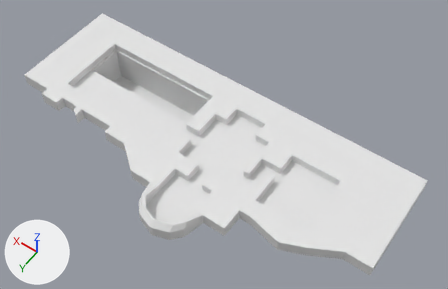
What one commit did to the Blender file onlineCV/Assets/models/blend/ship.blend.
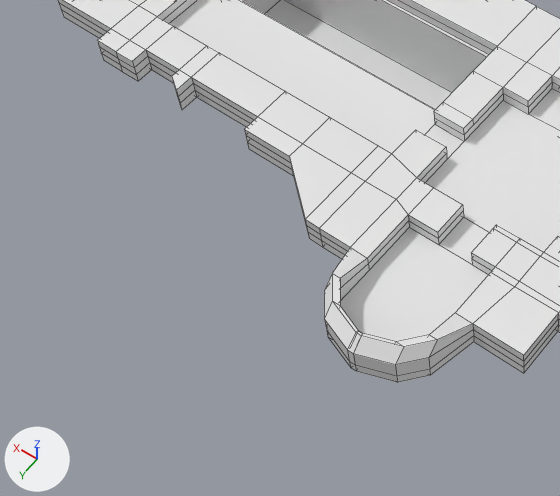
Each version is shown whole from a 50 mm camera at (-120.0, 128.0, 227.0) aimed at (-19.0, -12.0, 7.0), then close up on the part from 0% to 54% of the width and 26% to 100% of the height. Every picture has the same lights, and +X, +Y and +Z are marked at lower left. The close-ups show mesh edges as thin lines.
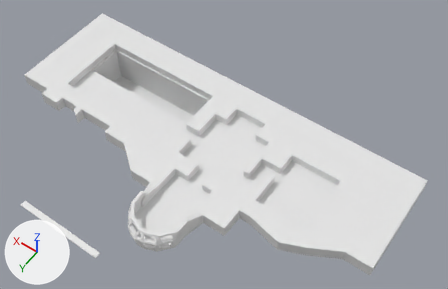
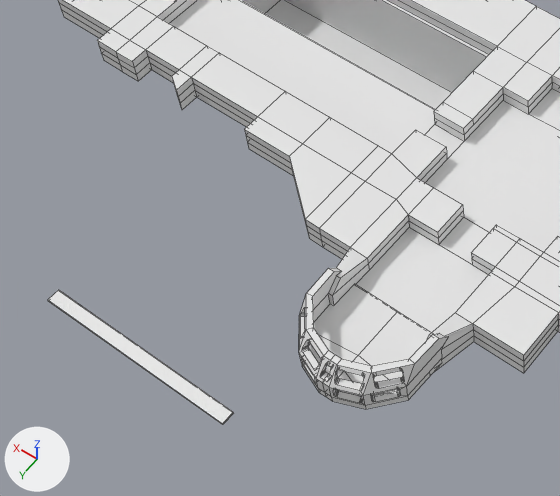
Location of each change, (x1, y1, x2, y2) in pixels of the close-ups (560 x 496 px):
'Cube', reshaped: before (58, 0, 560, 382); after (58, 0, 560, 409)
'Cube.001', added: after (48, 290, 234, 425)
part 1 of me_cube, built on: before (324, 227, 488, 382)

What changed in the scene script:
```text
Change me_cube:
    used by ob_cube; location = (-12.3, -6.5, -1.3)
    remove me_cube.from_pydata(...)  # 523 vertices, 487 faces; spans x -89.0..104.0, y -45.0..45.0, z -23.0..5.0
    add me_cube.from_pydata(...)  # 962 vertices, 732 faces; spans x -89.0..104.0, y -45.0..52.0, z -23.0..6.0
    me_cube part 1: 44 vertices removed from x -17.0..8.0, y 35.0..45.0, z -4.0..5.0; 487 vertices added at x -18.0..8.0, y 31.0..52.0, z -3.0..6.0
Add me_cube_014:
    me_cube_014.from_pydata(...)  # a box spanning x -19.5..19.5, y -1.2..1.2, z -0.2..0.2
Add ob_cube_001:
    ob_cube_001 = bpy.data.objects.new('Cube.001', me_cube_014)
    ob_cube_001.location = (0.0, 67.5, 23.8)
```
